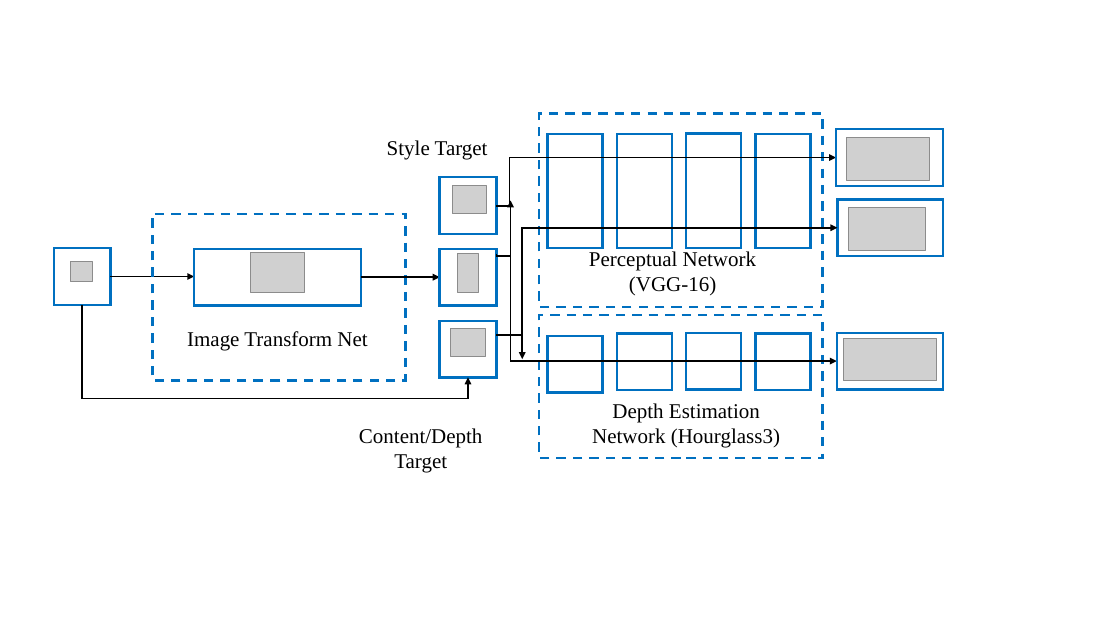
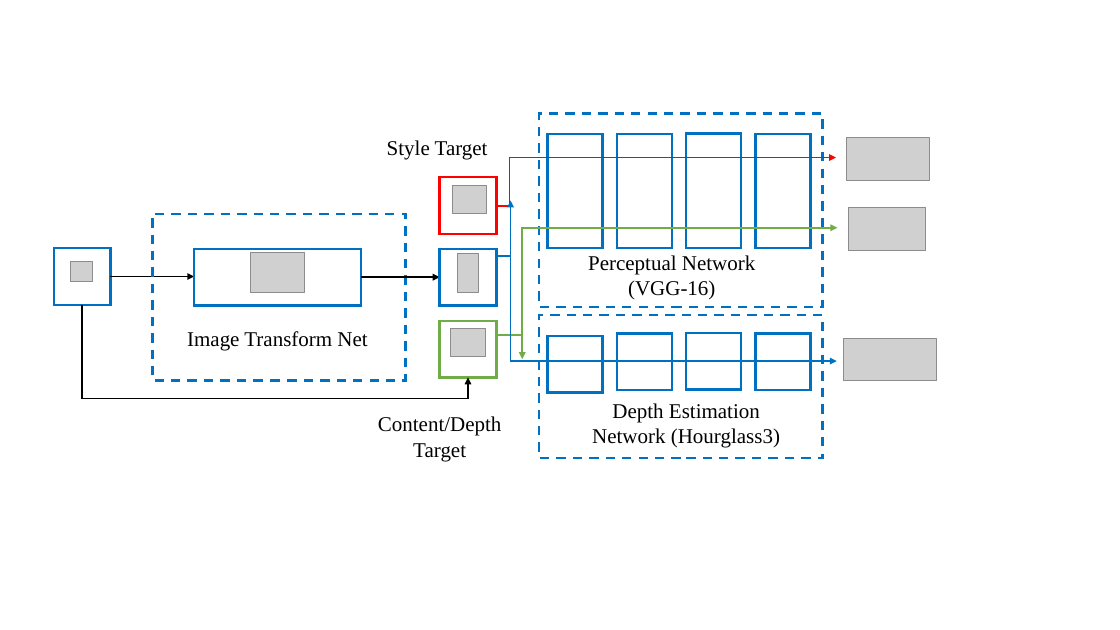
Before and after one commit to xiumingzhang/depth-preserving-neural-style-transfer, a slide deck: slide 2 of report/figures.pptx. Drawn at 1120x630 pixels with LibreOffice and Linux fonts; fonts in the diff are those of the drawing; grey boxes stand for pictures. Boxes give left, top, right and bottom in pixels: in the first picture for what was removed or moved away, otherwise in the second. Text is boxed around its words. In the diff, an @@ line names an element or a change of style, - is before the commit and + after.

```diff
--- a/report/figures.pptx
+++ b/report/figures.pptx
@@ rectangle at [439,177,497,234]: outline #0070C0 2 pt to #FF0000 2 pt @@
@@ elbow arrow (497, 206) - (836, 158): stroke #000000 1.5 pt to #FF0000 1.5 pt @@
@@ elbow arrow (497, 254) - (511, 201): stroke #000000 1.5 pt to #0070C0 1.5 pt @@
@@ elbow arrow (497, 335) - (838, 228): stroke #000000 1.5 pt to #70AD47 1.5 pt @@
@@ elbow arrow (511, 256) - (837, 361): stroke #000000 1.5 pt to #0070C0 1.5 pt @@
@@ text "Perceptual Network (VGG-16)": place and size @@
-text "Perceptual Network (VGG-16)" at [589,251,756,295]
+text "Perceptual Network (VGG-16)" at [588,255,755,299]
@@ rectangle at [439,321,497,378]: outline #0070C0 2 pt to #70AD47 2 pt @@
@@ arrow (523, 333) - (523, 360): stroke #000000 1.5 pt to #70AD47 1.5 pt @@
@@ outline #0070C0 2 pt to none in 3 elements at [836,129,944,187], [838,199,944,256], [837,333,944,390] @@
@@ text "Content/Depth Target": place and size @@
-text "Content/Depth Target" at [359,428,482,473]
+text "Content/Depth Target" at [378,416,501,461]
```
